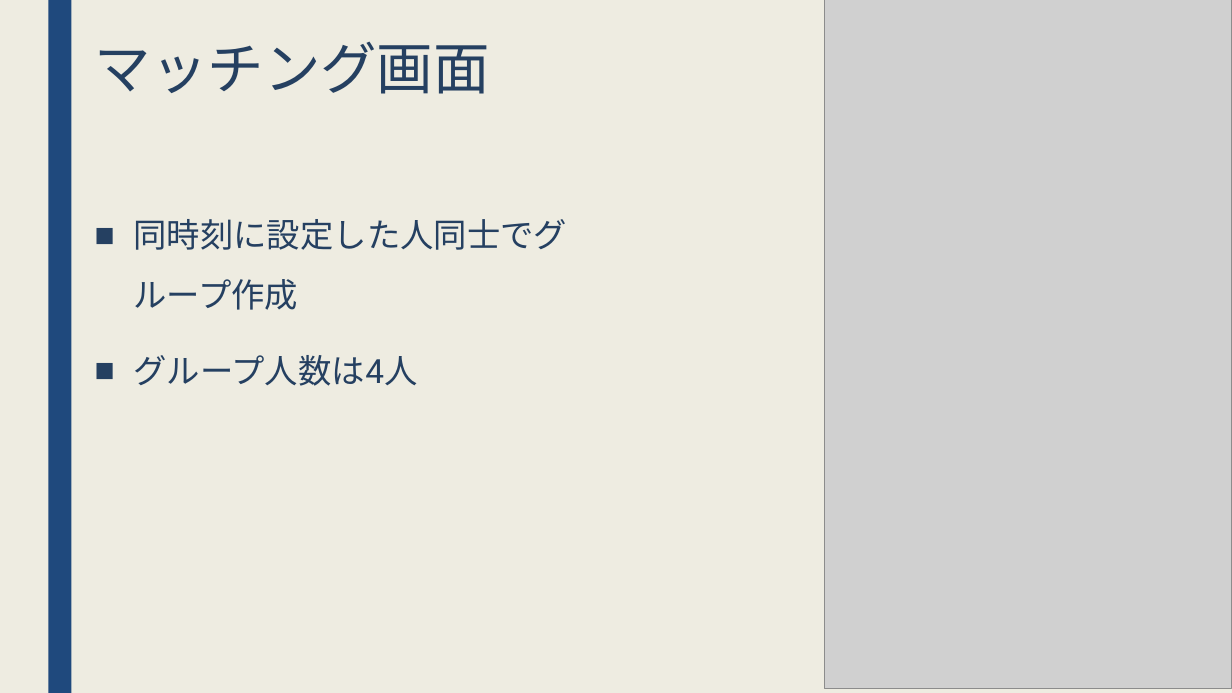
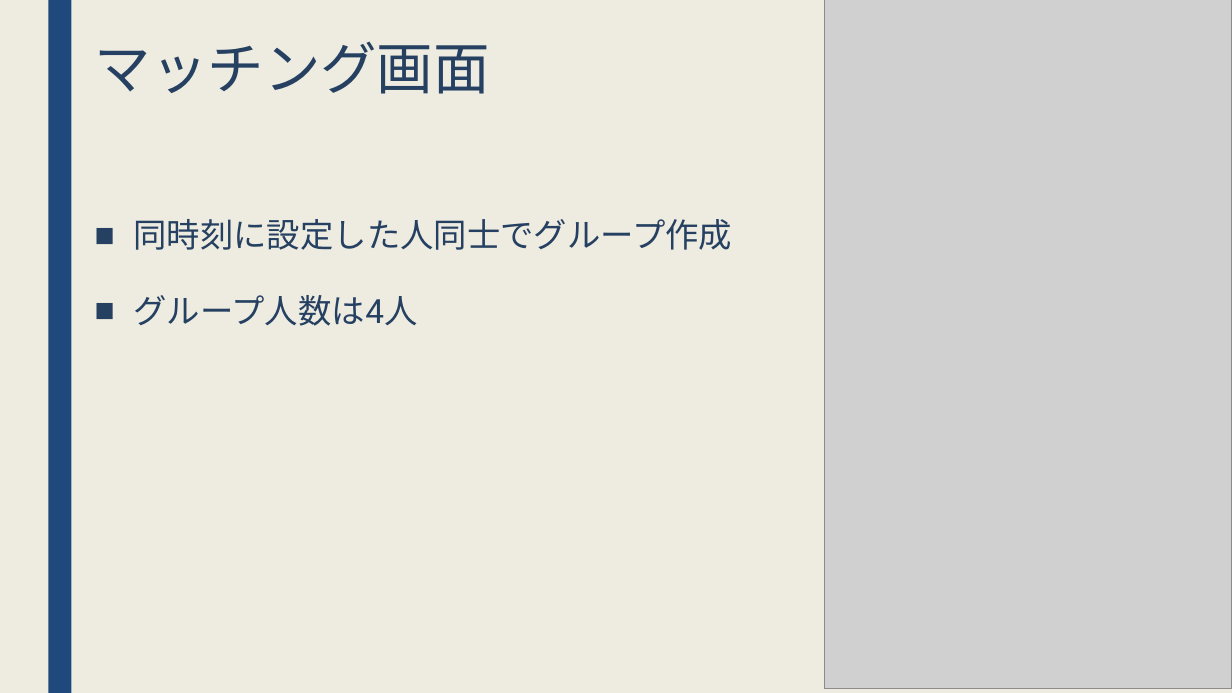
Before and after one commit to jack-app/jackhack2018_F, a slide deck: slide 8 of htmlcss/pptx/teamF.pptx (slide 6 before the commit). Drawn at 1232x693 pixels with LibreOffice and Linux fonts; fonts in the diff are those of the drawing; grey boxes stand for pictures. Boxes give left, top, right and bottom in pixels: in the first picture for what was removed or moved away, otherwise in the second. Text is boxed around its words. In the diff, an @@ line names an element or a change of style, - is before the commit and + after.

```diff
--- a/htmlcss/pptx/teamF.pptx
+++ b/htmlcss/pptx/teamF.pptx
@@ text "同時刻に設定した人同士でグループ作成" rewrapped from [133,219,567,386] to [133,219,732,326] @@
```
Also in this commit, not shown: 4 other slides changed, 5 slides added, 1 slide removed.
